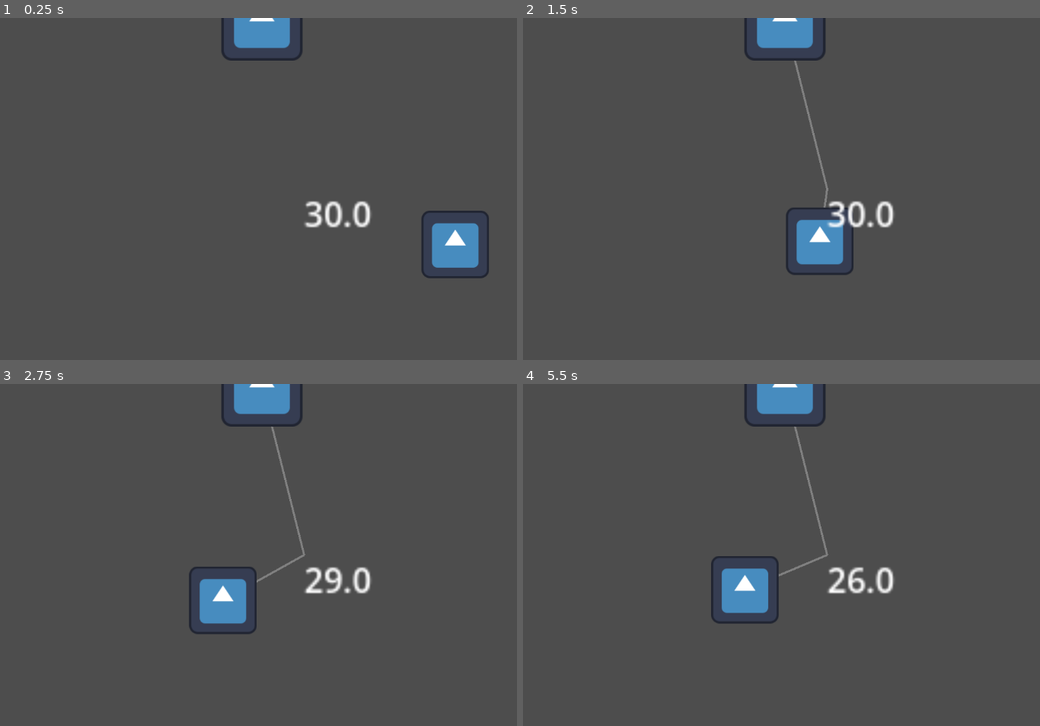
Above: before the commit, frames 1-4 (two rows, left to right).
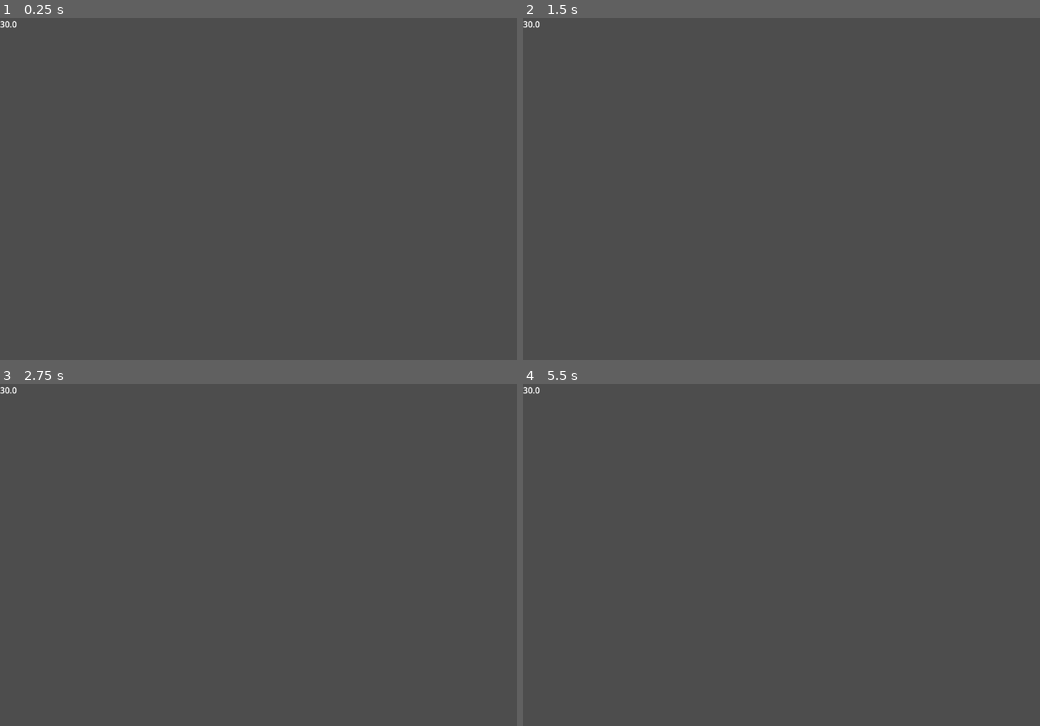
Above: after the commit, the same moments.

Repository: jayvinius/microjam-53
Game: Godot game, scene res://Scenes/Managers/game_manager.tscn
Two runs of this game, one before a commit and one after it. Both use one fixed random seed, a clock stepped at 60 frames per second and the inputs below. The project has no main scene, so this scene is started directly. The engine's default icon, where the game draws it, is replaced by a stand-in: a white triangle on a blue panel in a dark square.
Inputs:
- Up to frame 1 (0.25 s): no input
- Up to frame 2 (1.5 s): tap Space (reel_in) at 0.6 s; tap E (eat, bound only after the commit) at 0.8, 1.35 s
- Up to frame 3 (2.75 s): tap U (use, bound only after the commit) at 1.55, 2.1 s; tap Space (reel_in) at 2.3 s
- Up to frame 4 (5.5 s): tap Space (reel_in) at 2.85, 4.55, 5.1 s; tap E (eat, bound only after the commit) at 3.05, 3.6, 5.3 s; tap U (use, bound only after the commit) at 3.8, 4.35 s

The runs differ from the first frame. In frame 1, 3.4% of the frame differs, in the area x 0-95%, y 0-77%; in frame 2, 3.5%; in frame 3, 3.6%, in the area x 0-72%, y 0-74%; in frame 4, 3.6%.

Commit message:
I hunger

Diff:
--- a/Scenes/Fish/fish.gd
+++ b/Scenes/Fish/fish.gd
@@ -3,6 +3,8 @@
 
 @export var max_speed: float = 60
 @export var max_force: float = 8.0
+
+@export var size: float = 10.0
 
 var target_pos: Vector2
 
@@ -12,6 +14,7 @@
 func _ready() -> void:
 	position = Vector2(randf_range(-100, 100), randf_range(0, 60))
 	_new_target()
+	size = randf_range(size-5, size+5)
 
 func _physics_process(delta: float) -> void:
 	if position.distance_to(target_pos) < 1:
--- a/Scenes/Managers/game_manager.gd
+++ b/Scenes/Managers/game_manager.gd
@@ -8,12 +8,34 @@
 		%TempStaminaBar.text = str(stamina)
 var should_regen_stamina := false
 
+var hunger: float = 10.0:
+	set(new_hunger):
+		hunger = new_hunger
+		%TempHungerBar.text = str(hunger)
+
 var casted := false
+
+var caught_fish: Fish
+@export var caught_fish_scene: PackedScene
+var caught_state: bool = false
 
 func _ready() -> void:
 	stamina = max_stamina
 
 func _process(delta: float) -> void:
+	regen_stamina()
+
+	if caught_state:
+		if Input.is_action_just_pressed("eat"):
+			hunger += caught_fish.size
+			caught_fish = null
+			caught_state = false
+			%CaughtFish.hide()
+		elif Input.is_action_just_pressed("use"):
+			caught_state = false
+			%CaughtFish.hide()
+		return
+
 	if Input.is_action_just_pressed("reel_in") and stamina > 0:
 		if not casted:
 			casted = true
@@ -23,14 +45,18 @@
 			should_regen_stamina = false
 			%StaminaRegenTimer.start()
 			if current_fish.position.y < 0:
-				print("you caught a fish")
+				caught_fish = current_fish
+				%CaughtFish.fish = caught_fish
+				%CaughtFish.show()
+				caught_state = true
 				current_fish = null
 				casted = false
 
-	regen_stamina()
 
 func _physics_process(delta: float) -> void:
 	queue_redraw()
+	# Temp hunger decrease constantly
+	hunger -= delta
 
 func _on_stamina_regen_timer_timeout() -> void:
 	print("here")
--- a/Scenes/Managers/game_manager.tscn
+++ b/Scenes/Managers/game_manager.tscn
@@ -2,25 +2,17 @@
 
 [ext_resource type="Script" uid="uid://d3nw28fk6x6vc" path="res://Scenes/Managers/game_manager.gd" id="1_hqrb7"]
 [ext_resource type="Texture2D" uid="uid://bn7thxrulgmsq" path="res://icon.svg" id="2_6lden"]
-[ext_resource type="Script" uid="uid://cs8tnt2j6o4i1" path="res://Scenes/Fish/fish.gd" id="3_j1mdm"]
-
-[sub_resource type="CircleShape2D" id="CircleShape2D_xbfc7"]
+[ext_resource type="PackedScene" uid="uid://dkcr0hqmnox6t" path="res://Scenes/Fish/fish.tscn" id="2_hqrb7"]
+[ext_resource type="PackedScene" uid="uid://b0o3ufperugmu" path="res://Scenes/UI/caught_fish.tscn" id="2_j1mdm"]
 
 [sub_resource type="RectangleShape2D" id="RectangleShape2D_hqrb7"]
 size = Vector2(12, 173)
 
 [node name="GameManager" type="Node2D" unique_id=1282475959]
 script = ExtResource("1_hqrb7")
+caught_fish_scene = ExtResource("2_j1mdm")
 
-[node name="Fish" type="CharacterBody2D" parent="." unique_id=98598661]
-script = ExtResource("3_j1mdm")
-
-[node name="Sprite2D" type="Sprite2D" parent="Fish" unique_id=602854422]
-scale = Vector2(0.25, 0.25)
-texture = ExtResource("2_6lden")
-
-[node name="CollisionShape2D" type="CollisionShape2D" parent="Fish" unique_id=410766878]
-shape = SubResource("CircleShape2D_xbfc7")
+[node name="Fish" parent="." unique_id=1306149153 instance=ExtResource("2_hqrb7")]
 
 [node name="Camera2D" type="Camera2D" parent="." unique_id=77571387]
 zoom = Vector2(4, 4)
@@ -35,11 +27,22 @@
 offset_right = 40.0
 offset_bottom = 23.0
 
+[node name="TempHungerBar" type="Label" parent="." unique_id=225913079]
+unique_name_in_owner = true
+offset_left = 80.935
+offset_top = -51.095
+offset_right = 120.935005
+offset_bottom = -28.095001
+
 [node name="Player" type="Sprite2D" parent="." unique_id=1398494350]
 unique_name_in_owner = true
 position = Vector2(-20, -80)
 scale = Vector2(0.3, 0.3)
 texture = ExtResource("2_6lden")
+
+[node name="CaughtFish" parent="." unique_id=607923808 instance=ExtResource("2_j1mdm")]
+unique_name_in_owner = true
+visible = false
 
 [node name="Area2D" type="Area2D" parent="." unique_id=1970060649]
 
--- a/project.godot
+++ b/project.godot
@@ -21,6 +21,16 @@
 "events": [Object(InputEventKey,"resource_local_to_scene":false,"resource_name":"","device":-1,"window_id":0,"alt_press …(191 unchanged characters)…
 ]
 }
+eat={
+"deadzone": 0.2,
+"events": [Object(InputEventKey,"resource_local_to_scene":false,"resource_name":"","device":-1,"window_id":0,"alt_pressed":false,"shift_pressed":false,"ctrl_pressed":false,"meta_pressed":false,"pressed":false,"keycode":0,"physical_keycode":69,"key_label":0,"unicode":101,"location":0,"echo":false,"script":null)
+]
+}
+use={
+"deadzone": 0.2,
+"events": [Object(InputEventKey,"resource_local_to_scene":false,"resource_name":"","device":-1,"window_id":0,"alt_pressed":false,"shift_pressed":false,"ctrl_pressed":false,"meta_pressed":false,"pressed":false,"keycode":0,"physical_keycode":85,"key_label":0,"unicode":117,"location":0,"echo":false,"script":null)
+]
+}
 
 [physics]
 
